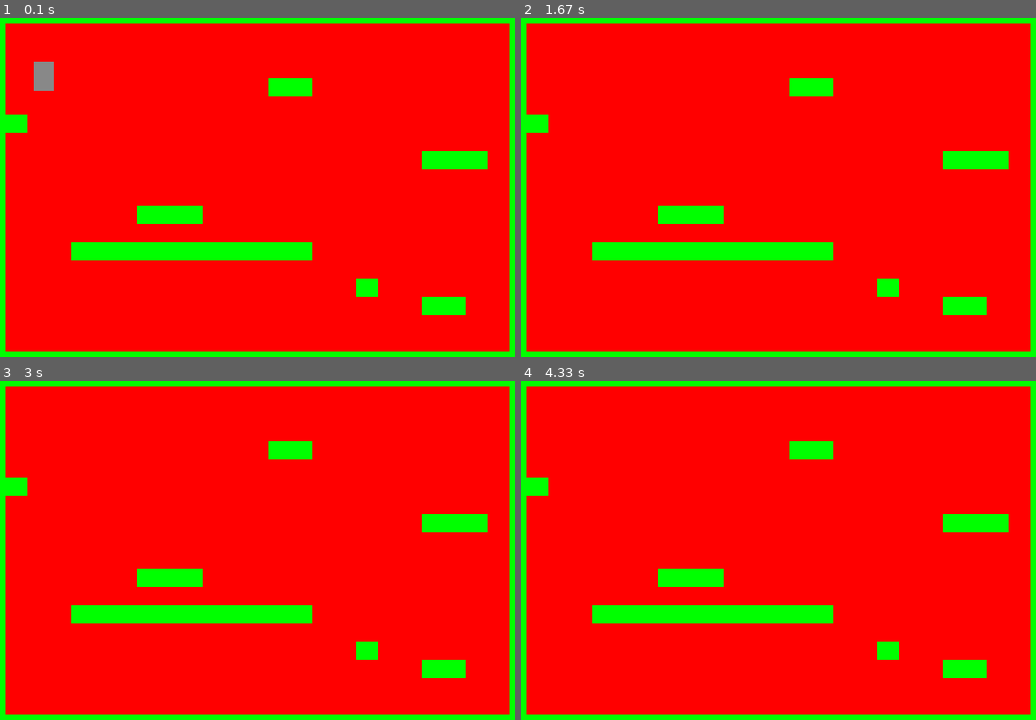
Above: before the commit, frames 1-4 (two rows, left to right).
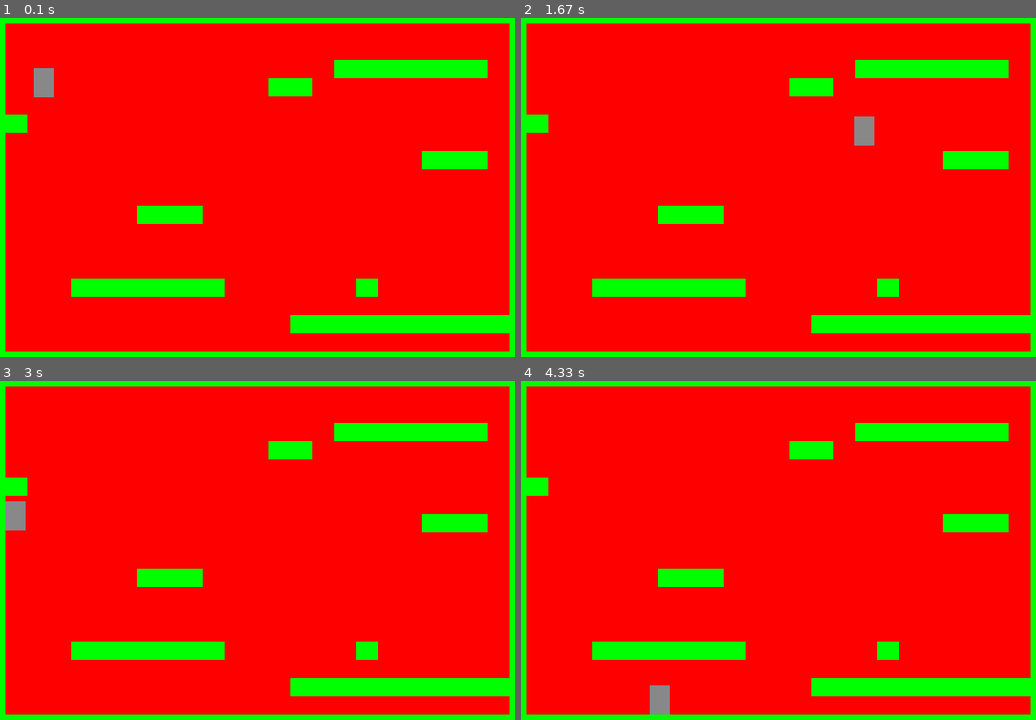
Above: after the commit, the same moments.

Repository: Ryastan/YLyceum_Game
Game: pygame game, started from Game on PyGame/main.py
Same seed, same stepped clock (60 frames per second), same inputs: the game is played once before the commit and once after it.
Inputs:
- Up to frame 1 (0.1 s): no input
- Up to frame 2 (1.67 s): hold Right 0.33-0.8 s; hold Up 0.83-1.13 s; hold Right 1.17-1.63 s
- Up to frame 3 (3 s): hold Left 1.67-2.2 s; hold Left 2.23-2.63 s; hold Up from 2.67 s (still down)
- Up to frame 4 (4.33 s): release Up at 3.03 s; hold Right 3.07-3.7 s; hold Left 3.73-4.2 s; hold Right from 4.23 s (still down)

The runs differ from the first frame. In frame 1, 8.6% of the frame differs, in the area x 6-99%, y 12-94%; in frame 2, 8.8%, in the area x 13-99%, y 12-94%; in frame 3, 8.8%; in frame 4, 8.8%.

Commit message:
Add files via upload

Diff:
--- a/Game on PyGame/hero.py
+++ b/Game on PyGame/hero.py
@@ -18,24 +18,51 @@
         self.y_speed = 0 # скорость вертикального перемещения
         self.ground = False
         self.jump_power = 10
-        self.gravity = 0.35
+        self.gravity = 0.30
 
-    def update(self,  left, right, up):
-        if up and self.ground:
-            self.y_speed = -self.jump_power
+    def update(self,  left, right, up, platforms):
+
+        if up:
+            if self.ground:
+                self.y_speed = -self.jump_power
+
         if left:
             self.x_speed = -MOVE_SPEED # Лево = x- n
-        elif right:
+
+        if right:
             self.x_speed = MOVE_SPEED # Право = x + n
-        elif not(left or right): # стоим, когда нет указаний идти
+
+        if not(left or right): # стоим, когда нет указаний идти
             self.x_speed = 0
-        self.rect.x += self.x_speed # переносим свои положение на xvel
 
         if not self.ground:
             self.y_speed += self.gravity
 
         self.ground = False; # Мы не знаем, когда мы на земле((
+
+        self.rect.y += self.y_speed
+        self.collision_check(0, self.y_speed, platforms)
+
+        self.rect.x += self.x_speed
+        self.collision_check(self.x_speed, 0, platforms)
+
         self.rect.y += self.y_speed
 
-    def draw(self, screen): # Выводим себя на экран
-        screen.blit(self.image, (self.rect.x,self.rect.y))
+    def collision_check(self, x_speed, y_speed, platforms):
+        for platform in platforms:
+            if sprite.collide_rect(self, platform): # если есть пересечение платформы с игроком
+
+                if x_speed > 0:                      # если движется вправо
+                    self.rect.right = platform.rect.left # то не движется вправо
+
+                if x_speed < 0:                      # если движется влево
+                    self.rect.left = platform.rect.right # то не движется влево
+
+                if y_speed > 0:                      # если падает вниз
+                    self.rect.bottom = platform.rect.top # то не падает вниз
+                    self.ground = True          # и становится на что-то твердое
+                    self.y_speed = 0                 # и энергия падения пропадает
+
+                if y_speed < 0:                      # если движется вверх
+                    self.rect.top = platform.rect.bottom # то не движется вверх
+                    self.y_speed = 0                 # и энергия прыжка пропадает
--- a/Game on PyGame/main.py
+++ b/Game on PyGame/main.py
@@ -3,6 +3,7 @@
 from hero import Hero
 from portal import Portal
 from levels import Levels
+from blocks import Platforms
 
 run_game = True #
 W, H = 600, 400 #Ширина и высота окна
@@ -21,26 +22,30 @@
 up = False
 hero = Hero(55, 55)#Класс героя
 
+entities = pygame.sprite.Group() # Все объекты
+platforms = [] #Все Платформы
+entities.add(hero)
+
 level1 = ["-------------------------",
-                        "-                       -",
-                        "-                       -",
-                        "-                       -",
-                        "-            --         -",
-                        "-                       -",
-                        "--                      -",
-                        "-                       -",
-                        "-                   --- -",
-                        "-                       -",
-                        "-                       -",
-                        "-      ---              -",
-                        "-                       -",
-                        "-   -----------         -",
-                        "-                       -",
-                        "-                -      -",
-                        "-                   --  -",
-                        "-                       -",
-                        "-                       -",
-                        "-------------------------"]
+          "-                       -",
+          "-                       -",
+          "-               ------- -",
+          "-            --         -",
+          "-                       -",
+          "--                      -",
+          "-                       -",
+          "-                   --- -",
+          "-                       -",
+          "-                       -",
+          "-      ---              -",
+          "-                       -",
+          "-                       -",
+          "-                       -",
+          "-   -------      -      -",
+          "-                       -",
+          "-             -----------",
+          "-                       -",
+          "-------------------------"]
 
 surface = pygame.display.set_mode((W, H))
 pygame.display.set_caption('Game')
@@ -73,16 +78,15 @@
     for row in level1: # вся строка
         for col in row: # каждый символ
             if col == "-":
-                #создаем блок, заливаем его цветом и рисеум его
-                platform = Surface((W//25, H//20))
-                platform.fill(Color(GREEN))
-                surface.blit(platform,(x,y))
+                platform = Platforms(x,y, W//25, H//20, GREEN)
+                entities.add(platform)
+                platforms.append(platform)
             x += W//25 #блоки платформы ставятся на ширине блоков
         y += H//20    #то же самое и с высотой
         x = 0                   #на каждой новой строчке начинаемplatform нуля
 
-    hero.update(left, right, up) # передвижение
-    hero.draw(surface)
+    hero.update(left, right, up, platforms) # передвижение
+    entities.draw(surface)
 
     pygame.display.update()
     clock.tick(FPS)
